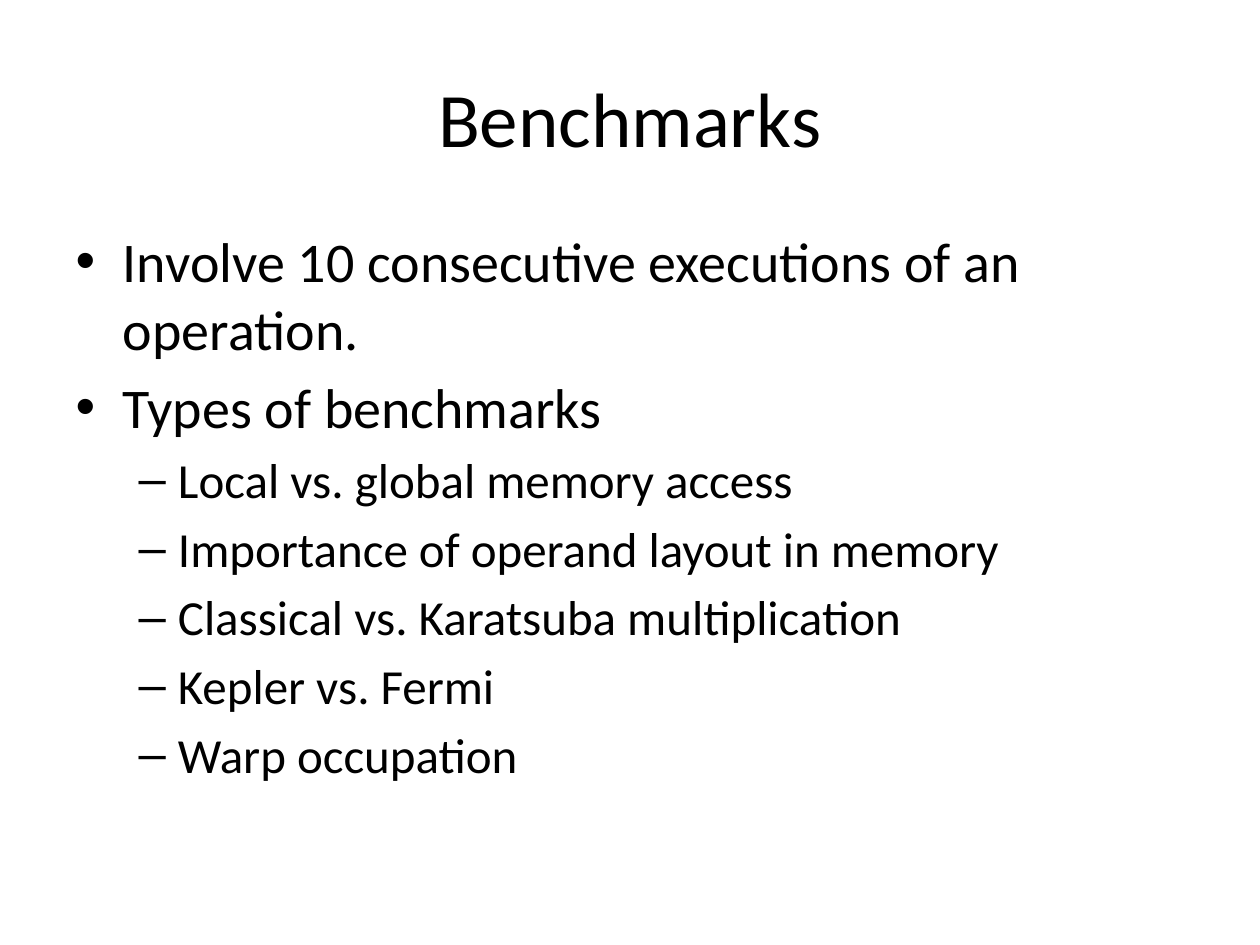
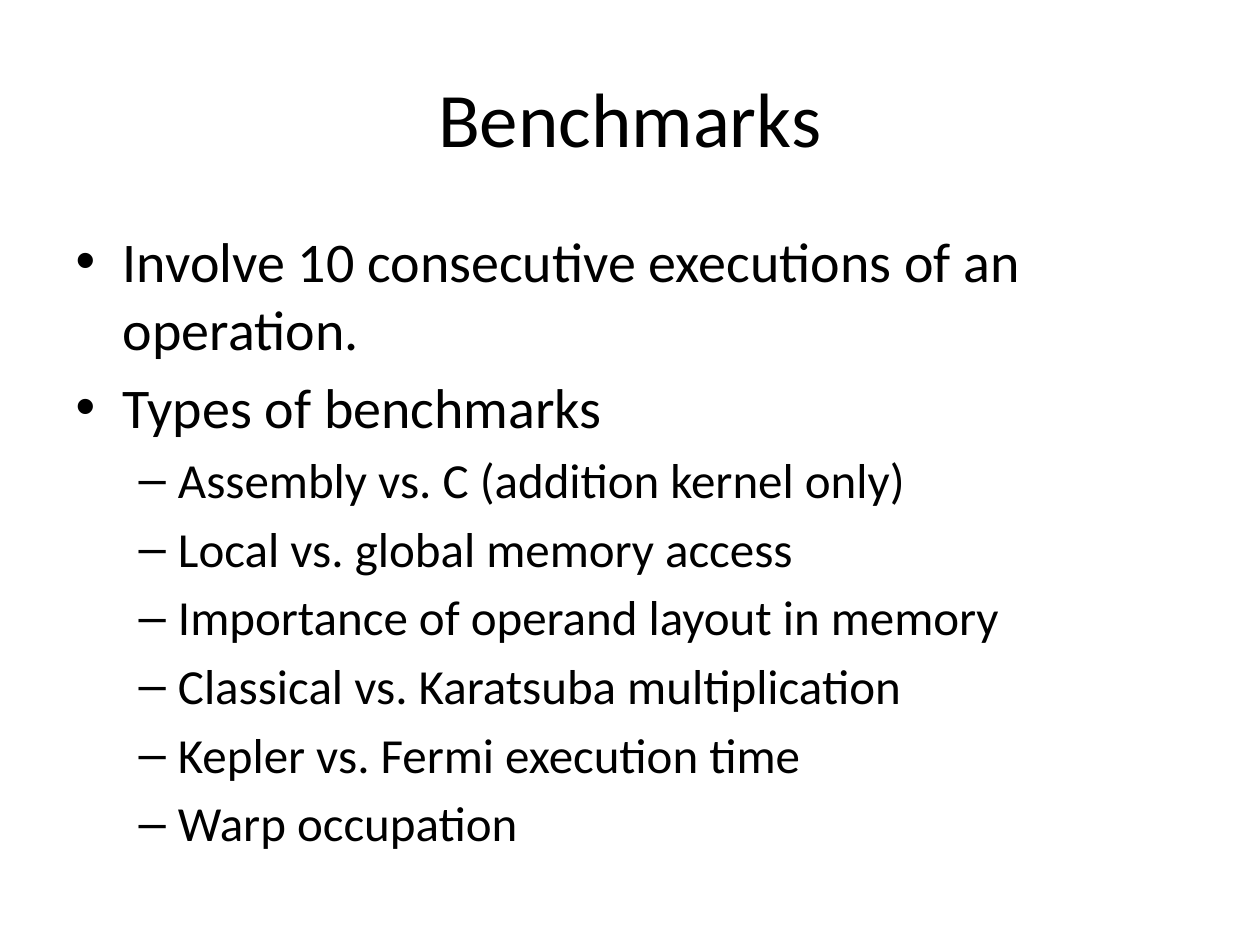
Before and after one commit to sahandKashani/CUDA-multiprecision-arithmetic-code-generator, a slide deck: slide 15 of report/Presentation.pptx (slide 20 before the commit). Drawn at 1260x945 pixels with LibreOffice and Linux fonts; fonts in the diff are those of the drawing. Boxes give left, top, right and bottom in pixels: in the first picture for what was removed or moved away, otherwise in the second. Text is boxed around its words. In the diff, an @@ line names an element or a change of style, - is before the commit and + after.

Commit message:
presentation

```diff
--- a/report/Presentation.pptx
+++ b/report/Presentation.pptx
@@ text at (178,462,905,506): paragraph added @@
+  – Assembly vs. C (addition kernel only)
@@ text at (178,739,800,781): text changed @@
-  – Kepler vs. Fermi
+  – Kepler vs. Fermi execution time
```
Also in this commit, not shown: 1 other slide changed, 3 slides added, 7 slides removed, 1 other file.
